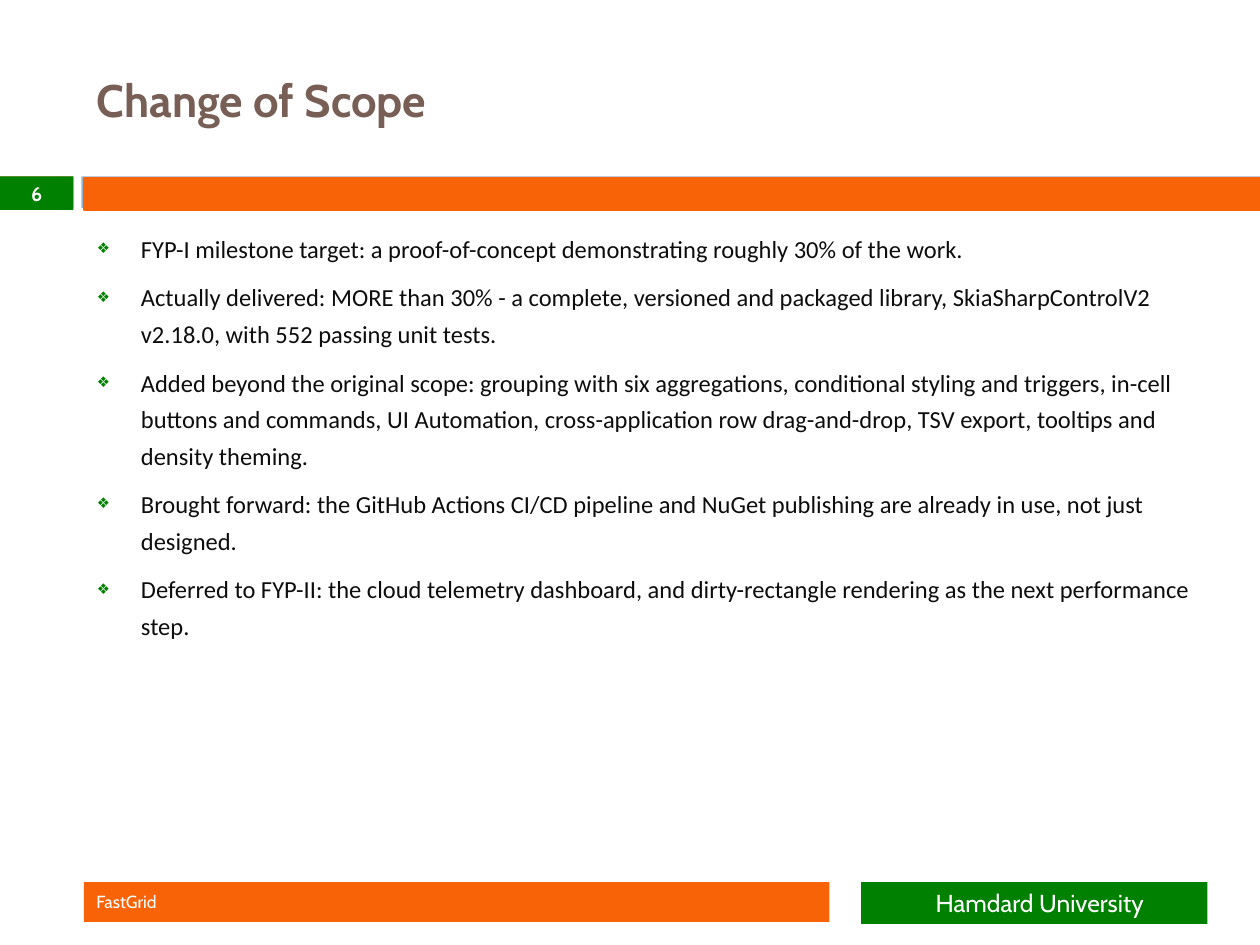
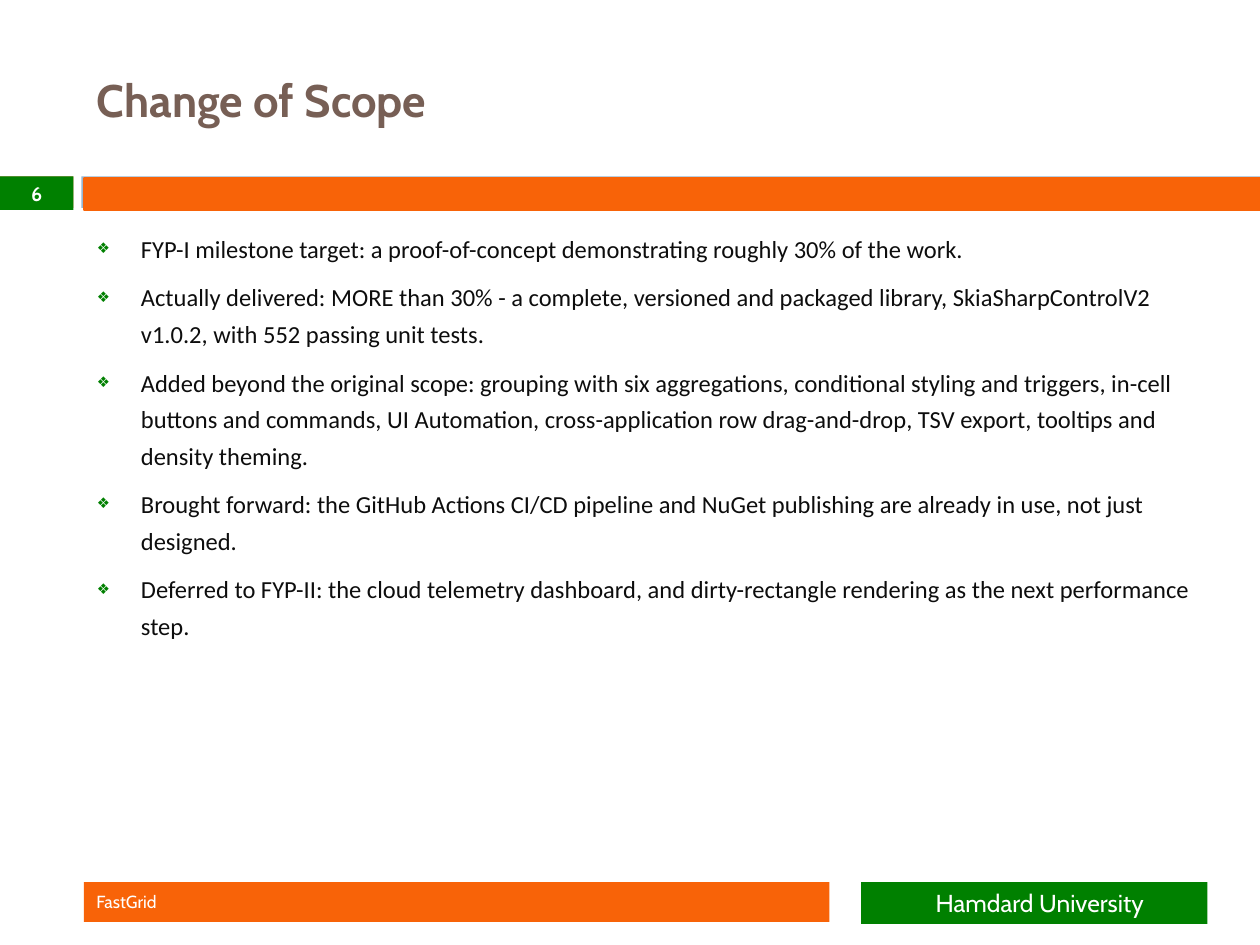
Before and after one commit to bilalahmedsd/SkiaGrid, a slide deck: slide 6 of FYP document/FastGrid_FYP1_Defense_UPDATED.pptx. Drawn at 1260x945 pixels with LibreOffice and Linux fonts; fonts in the diff are those of the drawing; background and template pictures are left out. Boxes give left, top, right and bottom in pixels: in the first picture for what was removed or moved away, otherwise in the second. Text is boxed around its words. In the diff, an @@ line names an element or a change of style, - is before the commit and + after.

```diff
--- a/FYP document/FastGrid_FYP1_Defense_UPDATED.pptx
+++ b/FYP document/FastGrid_FYP1_Defense_UPDATED.pptx
@@ text at (x1=141, y1=289, x2=1150, y2=348): text changed @@
-❖ Actually delivered: MORE than 30% - a complete, versioned and packaged library, SkiaSharpControlV2 v2.18.0, with 552 passing unit tests.
+❖ Actually delivered: MORE than 30% - a complete, versioned and packaged library, SkiaSharpControlV2 v1.0.2, with 552 passing unit tests.
```
Also in this commit, not shown: 7 other slides changed.
